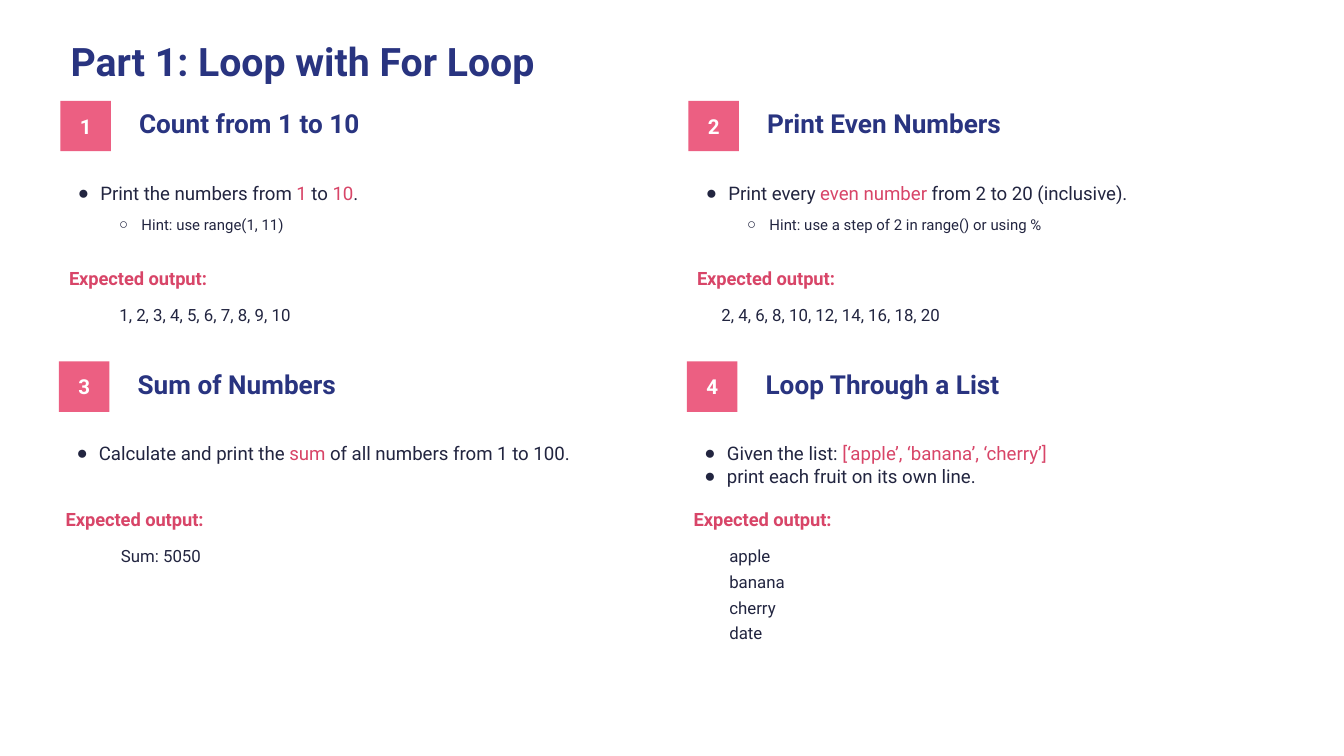
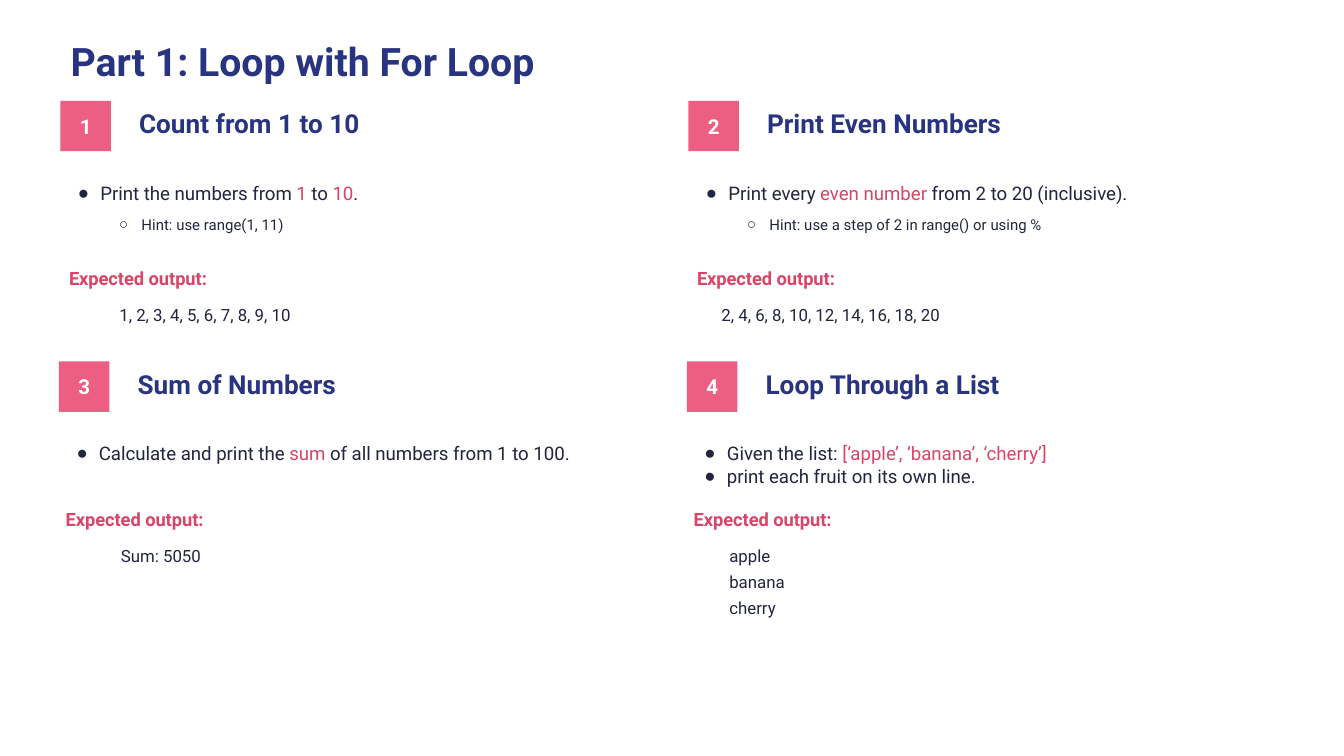
Before and after one commit to wg-training/wg-python-for-data-science-fundamental, a slide deck: slide 22 of slides/08 - Loop.pptx. Drawn at 1344x756 pixels with LibreOffice and Linux fonts; fonts in the diff are those of the drawing. Boxes give left, top, right and bottom in pixels: in the first picture for what was removed or moved away, otherwise in the second. Text is boxed around its words. In the diff, an @@ line names an element or a change of style, - is before the commit and + after.

Commit message:
feat: add Functions slides and update Collections and Loop presentation materials

```diff
--- a/slides/08 - Loop.pptx
+++ b/slides/08 - Loop.pptx
@@ text at (x1=729, y1=626, x2=762, y2=639): paragraph removed @@
-date
```
Also in this commit, not shown: 3 other slides changed, 5 other files.
